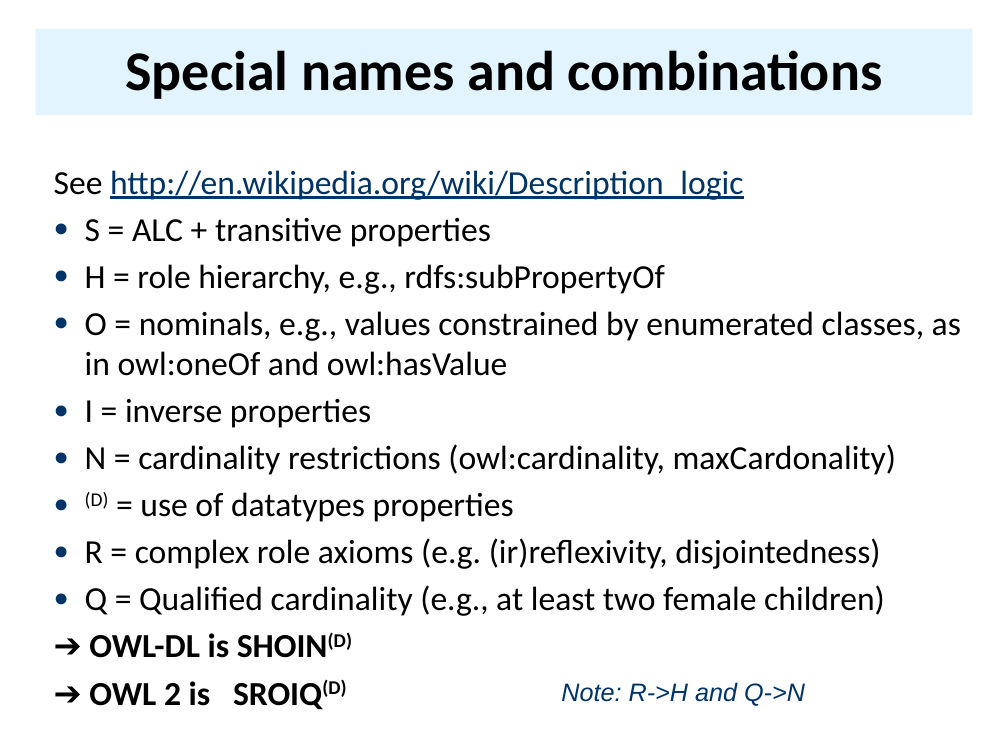
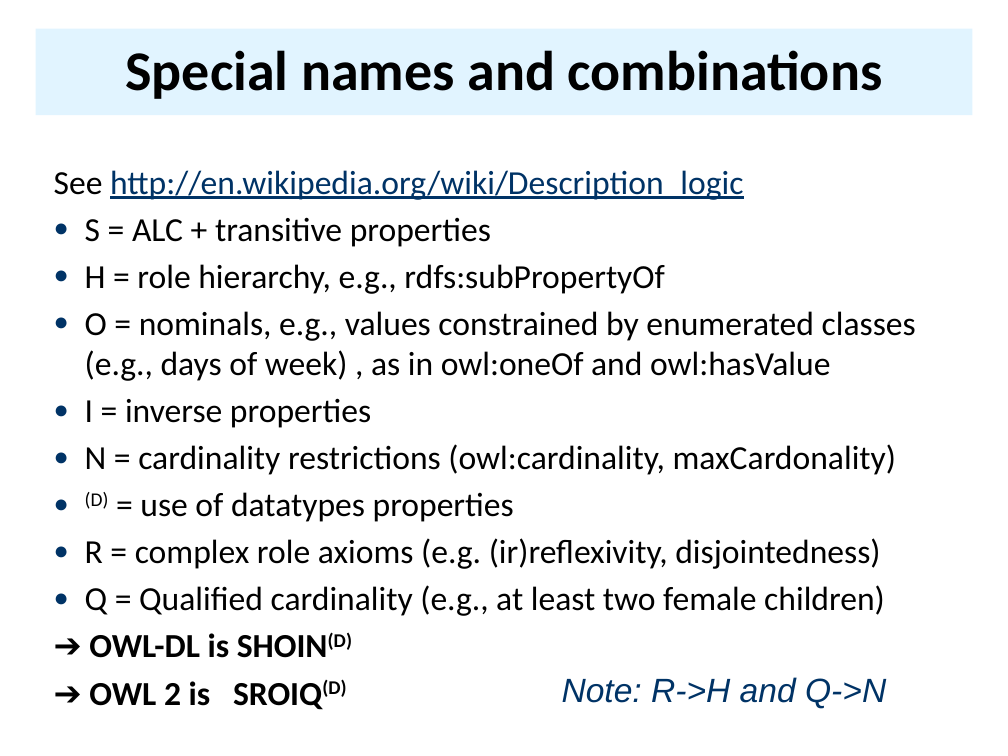
Before and after one commit to UMBC-CMSC-491-691-F19-Knowledge-Graphs/class_material, a slide deck: slide 12 of notes/08_dl/08dl.pptx (slide 11 before the commit). Drawn at 1008x756 pixels with LibreOffice and Linux fonts; fonts in the diff are those of the drawing. Boxes give left, top, right and bottom in pixels: in the first picture for what was removed or moved away, otherwise in the second. Text is boxed around its words. In the diff, an @@ line names an element or a change of style, - is before the commit and + after.

```diff
--- a/notes/08_dl/08dl.pptx
+++ b/notes/08_dl/08dl.pptx
@@ text at (85, 311, 916, 381): text changed @@
-● O = nominals, e.g., values constrained by enumerated classes, as in owl:oneOf and owl:hasValue
+● O = nominals, e.g., values constrained by enumerated classes (e.g., days of week) , as in owl:oneOf and owl:hasValue
@@ text "Note: R->H and Q->N" at (562, 677, 886, 709): size 18 to 24 pt @@
```
Also in this commit, not shown: 15 other slides changed, 3 slides added, 3 other files.
